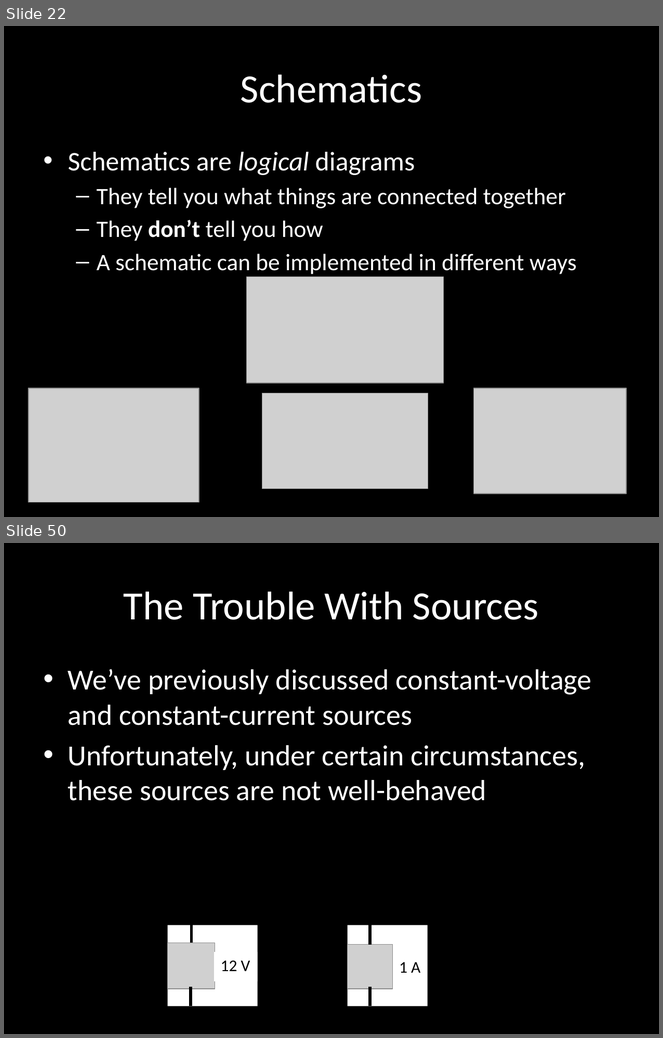
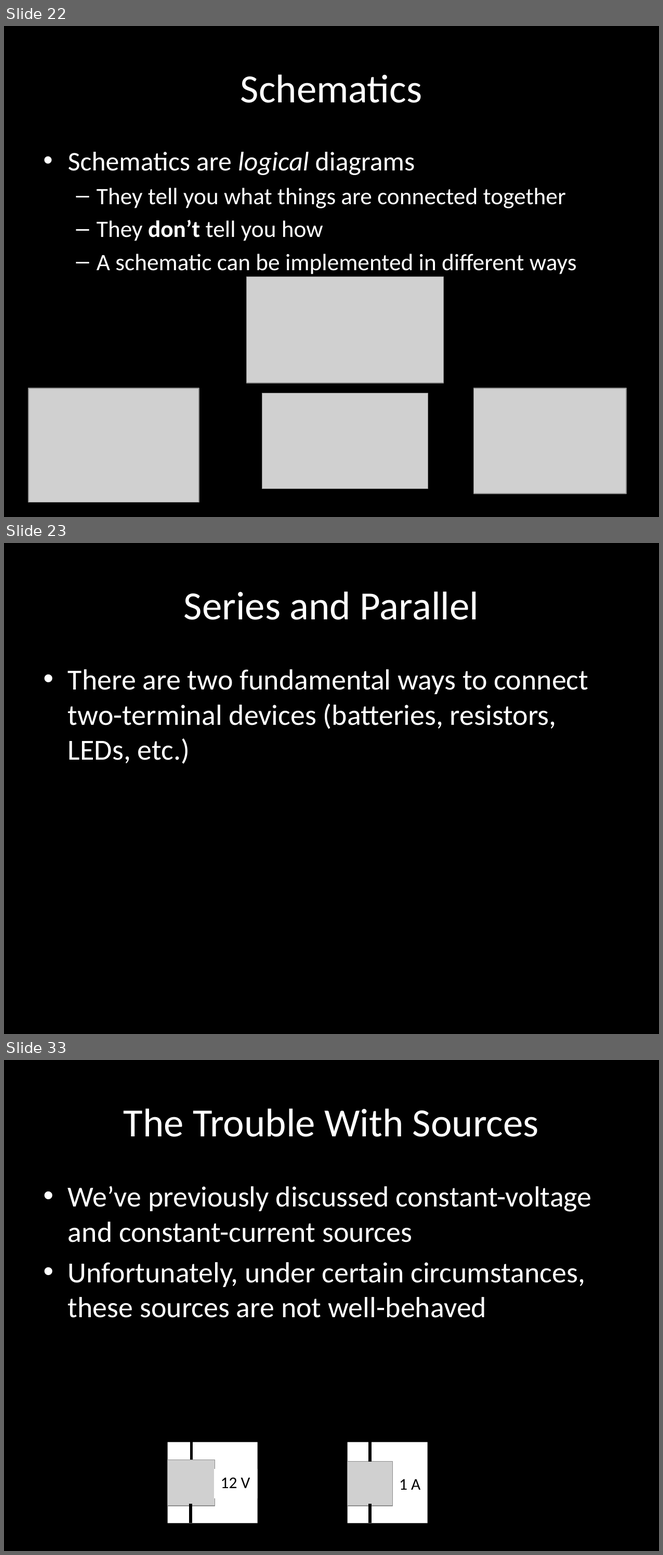
Before and after one commit to carlosgj/FRC-Training, a slide deck: Electronics 101.pptx. Shown one above the other, each under a label of ours: slides 22 and 50 before the commit, slides 22, 23 and 33 after it; the slides between them are not shown. The pictures are 663x1038 and 663x1555 pixels, drawn with LibreOffice and Linux fonts; fonts in the diff are those of the drawing; grey boxes stand for pictures; background and template pictures are left out. Boxes give left, top, right and bottom in pixels: in the first picture for what was removed or moved away, otherwise in the second. Text is boxed around its words. In the diff, an @@ line names an element or a change of style, - is before the commit and + after.

```diff
--- a/Electronics 101.pptx
+++ b/Electronics 101.pptx
@@ slide 23 added at box(4, 543, 659, 1034), background #000000 @@
@@ title added at box(184, 591, 479, 620), 44 pt, text #FFFFFF @@
+Series and Parallel
@@ text added at box(68, 669, 589, 764), 32 pt, text #FFFFFF @@
+• There are two fundamental ways to connect two-terminal devices (batteries, resistors, LEDs, etc.)
@@ what was slide 50 is now slide 33 @@
```
Also in this commit, not shown: 2 slides changed, 9 other slides added.
